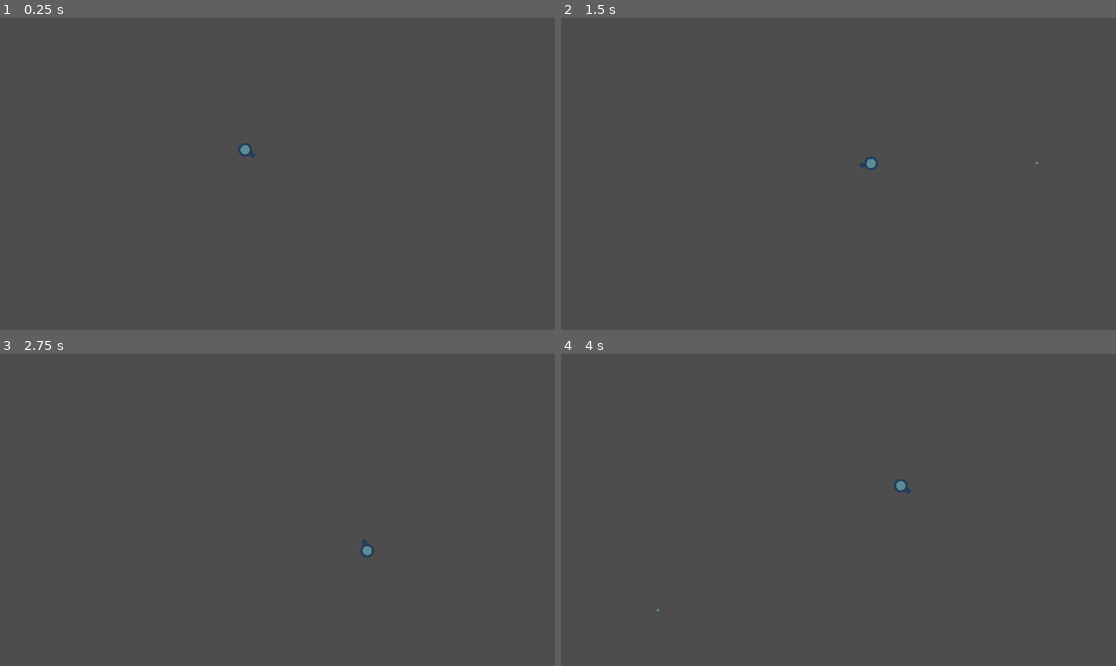
Above: before the commit, frames 1-4 (two rows, left to right).
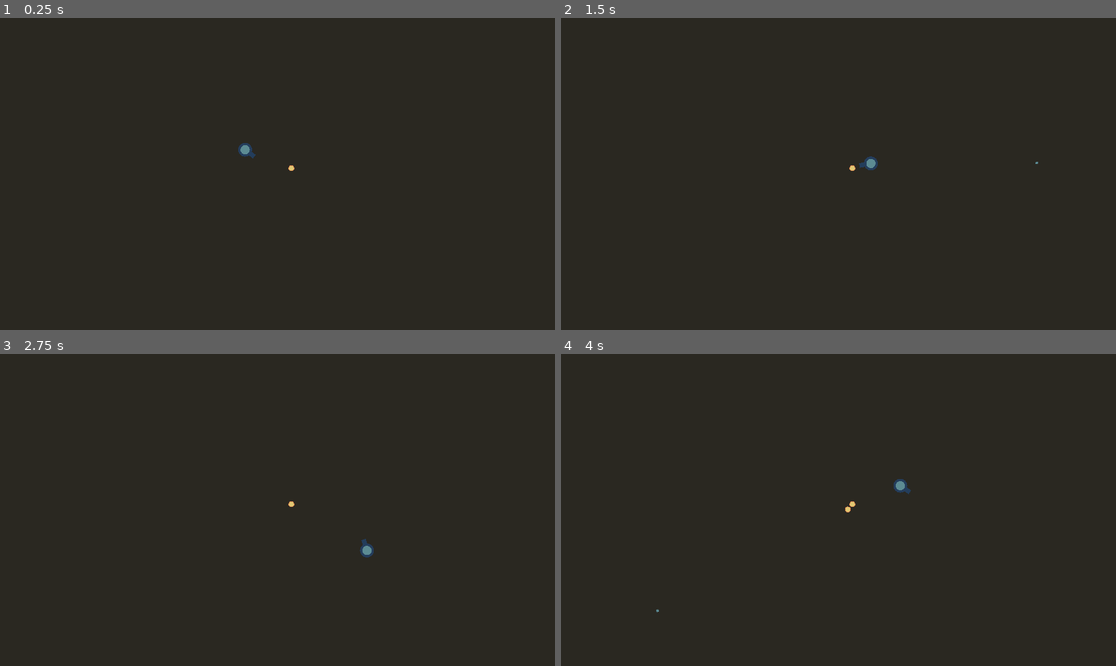
Above: after the commit, the same moments.

Repository: WhyTophat/PrimitiveShapesJam
Game: Godot game, scene res://Levels/Test.tscn
The game is run twice, just before and just after one commit, with the same random seed, the same clock (stepped at 60 frames per second) and the same inputs. The project has no main scene, so this scene is started directly.
Inputs (mouse positions are in pixels of both pictures, inside the frame that each line leads up to):
- Up to frame 1 (0.25 s): no input
- Up to frame 2 (1.5 s): tap Enter at 0.5 s; move the mouse to (960, 158) at 0.52 s; hold Right (ui_right) 0.53-1.28 s; click (960, 158) at 0.67 s; move the mouse to (727, 189) at 1.27 s; hold Down (ui_down) from 1.28 s (still down)
- Up to frame 3 (2.75 s): move the mouse to (333, 441) at 2.02 s; release Down (ui_down) at 2.03 s; hold Right (ui_right) from 2.03 s (still down)
- Up to frame 4 (4 s): move the mouse to (810, 572) at 2.77 s; release Right (ui_right) at 2.78 s; hold Up (ui_up) 2.78-3.53 s; click (810, 572) at 2.92 s; move the mouse to (1005, 556) at 3.52 s; hold Left (ui_left) from 3.53 s (still down)

The runs differ from the first frame. In frame 1, 100% of the frame differs, in the area x 0-100%, y 0-100%; in frame 2, 100%; in frame 3, 100%; in frame 4, 100%.

Commit message:
bacteria yipee

Diff:
--- a/Levels/Test.tscn
+++ b/Levels/Test.tscn
@@ -1,9 +1,23 @@
-[gd_scene load_steps=2 format=3 uid="uid://bwt001lp7pwq2"]
+[gd_scene load_steps=3 format=3 uid="uid://bwt001lp7pwq2"]
 
 [ext_resource type="PackedScene" uid="uid://7ijo3fqa0b81" path="res://Reuse/Player.tscn" id="1_lcmrp"]
+[ext_resource type="PackedScene" uid="uid://61vah7y3jd32" path="res://Reuse/Bacteria.tscn" id="2_iqy4t"]
 
 [node name="Test" type="Node2D"]
+
+[node name="StaticBody2D" type="Area2D" parent="." groups=["Wall"]]
+collision_layer = 4
+collision_mask = 7
+
+[node name="CollisionPolygon2D4" type="Polygon2D" parent="StaticBody2D"]
+color = Color(0.168627, 0.156863, 0.129412, 1)
+polygon = PackedVector2Array(2264, -248, 2272, 1432, -416, 1392, -376, -272)
+
+[node name="CollisionPolygon2D3" type="CollisionPolygon2D" parent="StaticBody2D"]
+polygon = PackedVector2Array(-48, -216, -280, -136, -224, 1264, 2184, 1296, 2112, -184, -8, -152, -8, -296, 2224, -272, 2280, 1392, -376, 1376, -368, -208, -56, -280)
 
 [node name="Player" parent="." instance=ExtResource("1_lcmrp")]
 position = Vector2(848, 456)
 Firerate = 0.05
+
+[node name="Bacteria Culture" parent="." instance=ExtResource("2_iqy4t")]
--- /dev/null
+++ b/Reuse/Bacteria.tscn
@@ -0,0 +1,8 @@
+[gd_scene load_steps=2 format=3 uid="uid://61vah7y3jd32"]
+
+[ext_resource type="PackedScene" uid="uid://bjb5d1tt5cof0" path="res://Reuse/Bacterium.tscn" id="1_j13h7"]
+
+[node name="Bacteria Culture" type="Node2D"]
+
+[node name="Bacterium" parent="." instance=ExtResource("1_j13h7")]
+position = Vector2(1008, 520)
--- /dev/null
+++ b/Reuse/Bacterium.tscn
@@ -0,0 +1,54 @@
+[gd_scene load_steps=5 format=3 uid="uid://bjb5d1tt5cof0"]
+
+[ext_resource type="Script" path="res://Scripts/Bacterium.gd" id="1_aigbf"]
+[ext_resource type="PackedScene" uid="uid://bwtnhuknl3iax" path="res://Reuse/Circle.tscn" id="2_mbrlv"]
+
+[sub_resource type="CircleShape2D" id="CircleShape2D_isp27"]
+radius = 6.0
+
+[sub_resource type="CircleShape2D" id="CircleShape2D_psmq0"]
+
+[node name="Bacterium" type="RigidBody2D" groups=["Bacterium"]]
+collision_mask = 7
+mass = 1000.0
+gravity_scale = 0.0
+max_contacts_reported = 15
+contact_monitor = true
+script = ExtResource("1_aigbf")
+
+[node name="CollisionShape2D" type="CollisionShape2D" parent="."]
+shape = SubResource("CircleShape2D_isp27")
+
+[node name="SpawnPoint" type="Node2D" parent="."]
+
+[node name="EmissionPoint" type="Marker2D" parent="SpawnPoint"]
+position = Vector2(24, 0)
+
+[node name="SpawnTimer" type="Timer" parent="."]
+wait_time = 3.0
+one_shot = true
+autostart = true
+
+[node name="Age" type="Timer" parent="."]
+wait_time = 10.0
+one_shot = true
+autostart = true
+
+[node name="Circle2" parent="." instance=ExtResource("2_mbrlv")]
+gizmo_extents = 10.0
+BodyColor = "#d4804d"
+
+[node name="Circle" parent="." instance=ExtResource("2_mbrlv")]
+z_index = 1
+gizmo_extents = 8.0
+BodyColor = "#e0c872"
+
+[node name="Area2D" type="Area2D" parent="." groups=["Bacterium"]]
+collision_layer = 4
+collision_mask = 12
+
+[node name="CollisionShape2D" type="CollisionShape2D" parent="Area2D"]
+shape = SubResource("CircleShape2D_psmq0")
+
+[connection signal="timeout" from="SpawnTimer" to="." method="_on_spawn_timer_timeout"]
+[connection signal="timeout" from="Age" to="." method="_on_age_timeout"]
--- a/Reuse/Circle.tscn
+++ b/Reuse/Circle.tscn
@@ -5,4 +5,3 @@
 [node name="Circle" type="Marker2D"]
 gizmo_extents = 24.0
 script = ExtResource("1_df0mg")
-BodyColor = null
--- a/Reuse/Player.tscn
+++ b/Reuse/Player.tscn
@@ -8,6 +8,7 @@
 radius = 24.0
 
 [node name="Player" type="CharacterBody2D"]
+collision_mask = 5
 script = ExtResource("1_ygnj2")
 Bullet = ExtResource("2_tqaru")
 
--- a/Reuse/Water.tscn
+++ b/Reuse/Water.tscn
@@ -8,7 +8,7 @@
 
 [node name="Water" type="CharacterBody2D"]
 collision_layer = 2
-collision_mask = 12
+collision_mask = 5
 script = ExtResource("1_lyf2k")
 
 [node name="CollisionShape2D" type="CollisionShape2D" parent="."]
--- /dev/null
+++ b/Scripts/Bacterium.gd
@@ -0,0 +1,47 @@
+extends RigidBody2D
+
+@export var startingtime = 0
+var rng = RandomNumberGenerator.new()
+var size = 1
+var testsize = 1
+var canspawn = true
+var scalefactor = 1.02
+
+func _process(delta):
+	testsize = 1
+	$CollisionShape2D.scale = Vector2((scalefactor * size),(scalefactor * size))
+	$Area2D/CollisionShape2D.scale = Vector2((scalefactor * size),(scalefactor * size))
+	$Circle.scale = Vector2((scalefactor * size),(scalefactor * size))
+	$Circle2.scale = Vector2((scalefactor * size),(scalefactor * size))
+	for i in $Area2D.get_overlapping_areas():
+		if i.is_in_group("Bacterium"):
+			testsize += 1
+		if i.is_in_group("Wall"):
+			self.queue_free()
+	if testsize > size and testsize <= 6:
+		size = testsize
+	startingtime = size ** 2
+
+func _ready():
+	startingtime = $SpawnTimer.wait_time
+
+func spawn():
+	var spawntimerrng = rng.randf_range(-1, 1)
+	if canspawn == true:
+		var bacteriumspawn = load("res://Reuse/Bacterium.tscn").instantiate()
+		var spawnposition = rng.randi_range(0, 360)
+		$SpawnPoint.rotation_degrees = spawnposition
+		bacteriumspawn.setposition($SpawnPoint/EmissionPoint.global_position)
+		get_parent().add_child(bacteriumspawn)
+	$SpawnTimer.wait_time = ($SpawnTimer.wait_time + spawntimerrng)
+	$SpawnTimer.start()
+
+func setposition(positionsetter):
+	global_position = positionsetter
+
+func _on_spawn_timer_timeout():
+	$SpawnTimer.wait_time = startingtime
+	spawn()
+
+func _on_age_timeout():
+	queue_free()
--- /dev/null
+++ b/Scripts/BacteriumSpawn.gd
@@ -0,0 +1,11 @@
+extends Node2D
+
+@export var spawnscene:PackedScene
+
+func _ready():
+	var bacteriumspawn = spawnscene.instantiate()
+	bacteriumspawn.setposition(global_position)
+	get_parent().add_child(bacteriumspawn)
+
+func setposition(positionsetter):
+	global_position = positionsetter
--- a/Scripts/Player.gd
+++ b/Scripts/Player.gd
@@ -36,20 +36,24 @@
 		if velocity.x > (Topspeed * dirx):
 			velocity.x -= Accel
 	else:
-		if velocity.x > 0:
+		if velocity.x > 100:
 			velocity.x -= Accel
-		if velocity.x < 0:
+		elif velocity.x < -100:
 			velocity.x += Accel
+		else:
+			velocity.x = 0
 	if diry:
 		if velocity.y < (Topspeed * diry):
 			velocity.y += Accel
 		if velocity.y > (Topspeed * diry):
 			velocity.y -= Accel
 	else:
-		if velocity.y > 0:
+		if velocity.y > 100:
 			velocity.y -= Accel
-		if velocity.y < 0:
+		elif velocity.y < -100:
 			velocity.y += Accel
+		else:
+			velocity.y = 0
 	move_and_slide()
 
 func _on_fire_timer_timeout():
--- a/project.godot
+++ b/project.godot
@@ -28,10 +28,9 @@
 
 [layer_names]
 
-2d_physics/layer_1="Player"
+2d_physics/layer_1="Player and Enemy"
 2d_physics/layer_2="Bullet"
-2d_physics/layer_3="Enemy"
-2d_physics/layer_4="Walls"
+2d_physics/layer_3="Walls"
 
 [rendering]
 
